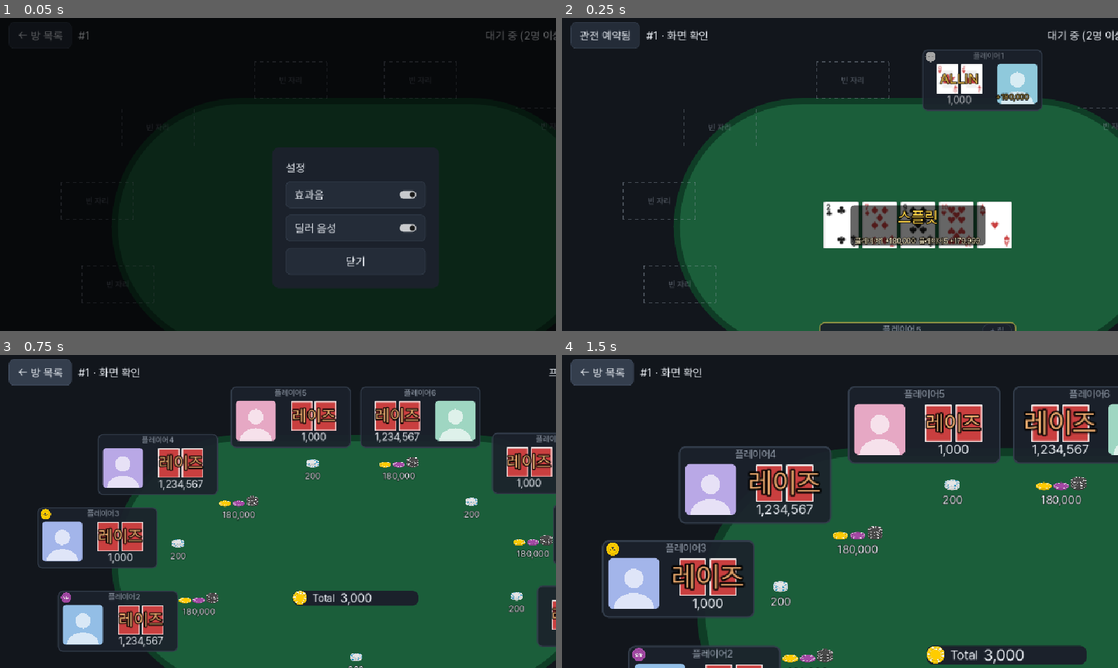
Above: before the commit, frames 1-4 (two rows, left to right).
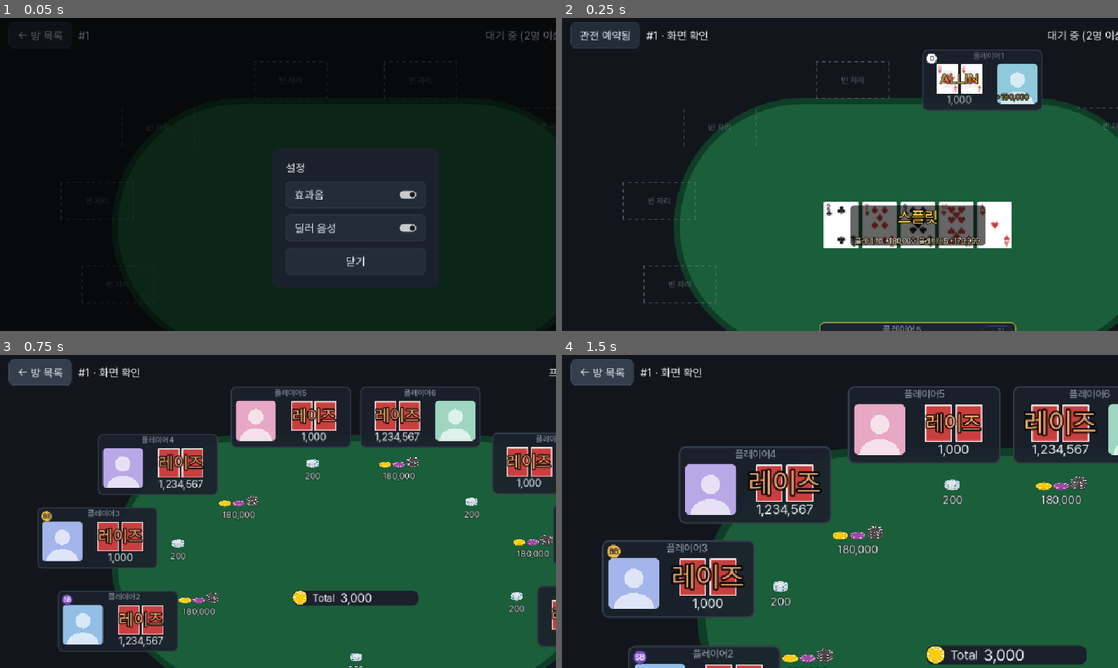
Above: after the commit, the same moments.

Repository: modify879/board-game-godot
Game: Godot game, scene res://games/holdem/test_layout.tscn
Same seed, same stepped clock (60 frames per second), same inputs: the game is played once before the commit and once after it. This scene is started directly instead of the project's main scene.
Inputs:
- Up to frame 1 (0.05 s): no input
- Up to frame 2 (0.25 s): no input
- Up to frame 3 (0.75 s): click "← 방 목록" at 0.5 s
- Up to frame 4 (1.5 s): click "← 방 목록" at 1.25 s

Frame 1 is identical in both runs. In frame 2, less than 0.1% of the frame differs, in the area x 65-81%, y 10-100%; in frame 3, 0.2%; in frame 4, 0.4%, in the area x 8-31%, y 60-99%.

Commit message:
fix(holdem): D·SB·BB 를 읽히는 글자 원 배지로 그리고, '+ 칩' 버튼을 차례 테두리 안쪽으로 들인다

Diff:
--- a/games/holdem/seat.gd
+++ b/games/holdem/seat.gd
@@ -15,9 +15,12 @@
 const ACTION_COLORS := {"폴드": Color("5F6672"), "체크": Color("3B7DD8"), "콜": Color("2E9E5B"), "레이즈": Color("E07B1F")}
 const AVATAR_COLORS := [Color("8FC9DC"), Color("93BEE6"), Color("A3B5EA"), Color("B9A8E6"), Color("E6A8C4"), Color("9FD6C2")]
 const WARN_SECONDS := 5.0
-const MARKER_TEXTURES := [preload("res://games/holdem/assets/chips/chip_dealer.png"), preload("res://games/holdem/assets/chips/chip_smallBlind.png"), preload("res://games/holdem/assets/chips/chip_bigBlind.png")] # D·SB·BB
-const MARKER_DESK := 19.0 # 데스크톱 마커 한 변(설계 좌표, × k)
-const MARKER_PHONE := 18.0 # 폰 마커 한 변(px)
+const MARKER_LABELS := ["D", "SB", "BB"]
+const MARKER_FILL := [Color("FFFFFF"), Color("7A4FC0"), Color("E8B84A")] # D 흰색 · SB 보라 · BB 금색
+const MARKER_TEXT := [Color("1A1D24"), Color("FFFFFF"), Color("1A1D24")]
+var _marker_font: Font = preload("res://core/ui/theme.tres").get_font("font", "LabelBadge") # 테마의 굵은 글꼴
+const MARKER_DESK := 20.0 # 데스크톱 마커 한 변(설계 좌표, × k)
+const MARKER_PHONE := 22.0 # 폰 마커 한 변(px)
 const MARKER_GAP := 2.0 # 마커 사이 간격(설계 좌표)
 const PHONE_TOKEN := 38.0 # 폰 행동 토큰 지름
 const NAME_MIN_PHONE := 10 # 닉네임 글자 최소 크기(폰, px). 한 줄에 안 들어오면 두 줄로 줄바꿈한다(캡슐을 못 넓힌다: 9인 세로 화면에서 옆 좌석과 겹친다)
@@ -395,7 +398,12 @@
 func _markers_width() -> float:
 	if markers.is_empty():
 		return 0.0
-	return (markers.size() * (MARKER_DESK + MARKER_GAP) + 2.0) * k
+	return (markers.size() * (MARKER_DESK + MARKER_GAP) + 2.0 + _marker_x0() - (8.0 if hero_slot else 6.0)) * k # 마커 줄 시작이 m 보다 안쪽이면 그만큼 더
+
+
+## 데스크톱 마커 줄의 왼쪽 시작(설계 좌표): 차례 테두리(4)+3 안쪽(7)과 패널 여백 중 큰 쪽
+func _marker_x0() -> float:
+	return maxf(8.0 if hero_slot else 6.0, 7.0)
 
 
 ## 마커 사각(좌석 로컬 좌표, markers 와 같은 순서). 데스크톱은 닉네임 줄 왼쪽 끝에서 오른쪽으로, 폰은 아바타 원 오른쪽 위 모서리에서 왼쪽으로 늘어선다(마지막 것이 모서리)
@@ -405,8 +413,7 @@
 	for i in n:
 		if desk:
 			var side := MARKER_DESK * k
-			var m := (8.0 if hero_slot else 6.0) * k
-			out.append(Rect2(m + i * (side + MARKER_GAP * k), 2.0 * k + (name_row(hero_slot) * k - side) / 2.0, side, side))
+			out.append(Rect2(_marker_x0() * k + i * (side + MARKER_GAP * k), 6.5 * k, side, side)) # 위 6.5·k: 테두리 안쪽
 		else:
 			out.append(Rect2(_phone_x0 - 2.0 - MARKER_PHONE - (n - 1 - i) * (MARKER_PHONE + MARKER_GAP), 3.0, MARKER_PHONE, MARKER_PHONE))
 	return out
@@ -414,8 +421,21 @@
 
 func _draw_markers() -> void:
 	var rects := marker_rects()
+	var fs := int(round(11.0 * k)) if desk else 11
+	var a := _dim.a if desk else 1.0
 	for i in rects.size():
-		draw_texture_rect(MARKER_TEXTURES[markers[i]], rects[i], false, _dim if desk else Color.WHITE)
+		var r: Rect2 = rects[i]
+		var kind: int = markers[i]
+		var c := r.get_center()
+		var fill: Color = MARKER_FILL[kind]
+		fill.a = a
+		draw_circle(c, r.size.x / 2.0, fill.darkened(0.45)) # 1.5px 짙은 테두리
+		draw_circle(c, r.size.x / 2.0 - 1.5, fill)
+		var txt: String = MARKER_LABELS[kind]
+		var ts := _marker_font.get_string_size(txt, HORIZONTAL_ALIGNMENT_LEFT, -1, fs)
+		var tc: Color = MARKER_TEXT[kind]
+		tc.a = a
+		draw_string(_marker_font, Vector2(c.x - ts.x / 2.0, c.y - _marker_font.get_height(fs) / 2.0 + _marker_font.get_ascent(fs)), txt, HORIZONTAL_ALIGNMENT_LEFT, -1, fs, tc)
 
 
 func _empty_rect() -> Rect2:
--- a/games/holdem/table.gd
+++ b/games/holdem/table.gd
@@ -1403,13 +1403,12 @@
 	if me == -1:
 		return
 	var seat_node: Control = seat_nodes[me - 1]
-	var sz := Vector2(ADD_CHIPS_W * k, 24.0 * k) if desktop else Vector2(56.0, 44.0)
+	var sz := Vector2(ADD_CHIPS_W * k, 20.0 * k) if desktop else Vector2(56.0, 44.0)
 	add_chips_button.custom_minimum_size = sz
 	add_chips_button.size = sz
 	add_chips_button.add_theme_font_size_override("font_size", int(round(14.0 * k)) if desktop else 16)
-	if desktop: # 닉네임 줄(위 여백 2·k + 줄 높이 26·k) 세로 가운데, 패널 오른쪽 안쪽 여백 8·k
-		var row_h := SeatScript.name_row(true) * k
-		add_chips_button.position = seat_node.position + Vector2(seat_node.size.x - 8.0 * k - sz.x, 2.0 * k + (row_h - sz.y) / 2.0)
+	if desktop: # 차례 테두리(4·k)를 가리지 않게 위·오른쪽에서 7·k 안쪽(테두리 + 3·k). 버튼이 좌석보다 위에 그려지므로 안쪽 사각 안에 둔다
+		add_chips_button.position = seat_node.position + Vector2(seat_node.size.x - 8.0 * k - sz.x, 7.0 * k)
 		return
 	var x := seat_node.position.x - sz.x - 4.0 # 폰: 캡슐은 작아 안에 못 들어간다 — 캡슐 왼쪽 가장자리에 붙인다(오른쪽은 행동 토큰·지급액 자리)
 	var cy := seat_node.position.y + seat_node.size.y / 2.0
--- a/games/holdem/test_layout.gd
+++ b/games/holdem/test_layout.gd
@@ -237,6 +237,8 @@
 		var rects: Array = s.marker_rects().map(func(r: Rect2) -> Rect2: return Rect2(s.global_position + r.position, r.size))
 		for i in rects.size():
 			var r: Rect2 = rects[i]
+			if not panel.grow(-(ceil(4.0 * s.k) + 2.0 * s.k)).encloses(r) and s.desk:
+				out.append("seat%d 마커 %d 가 패널 안쪽 사각 밖 %s" % [no, s.markers[i], _s(r) + " 패널 " + _s(panel) + " k " + str(s.k)])
 			if not panel.grow(0.5).encloses(r):
 				out.append("seat%d 마커 %d 가 패널 밖 %s (패널 %s)" % [no, s.markers[i], _s(r), _s(panel)])
 			if s.name_label.visible and _in(r).intersects(_in(s.name_label.get_global_rect())):
@@ -249,10 +251,26 @@
 	return out
 
 
+## 내 패널 칩 추가 버튼(데스크톱)은 테두리 안쪽 사각(테두리 + 2·k 안) 안에 있어야 한다 — 차례 금색 테두리를 가리지 않는다
+func _add_chips_bad(table: Control) -> Array:
+	var b: Control = table.add_chips_button
+	if not table.desktop or not b.visible:
+		return []
+	var me: int = table._my_seat_no()
+	if me == -1:
+		return []
+	var s: Control = table.seat_nodes[me - 1]
+	var inner := Rect2(s.global_position, s.size).grow(-(ceil(4.0 * s.k) + 2.0 * s.k))
+	if not inner.encloses(b.get_global_rect()):
+		return ["칩 추가 버튼이 패널 안쪽 사각 밖 %s (안쪽 %s)" % [_s(b.get_global_rect()), _s(inner)]]
+	return []
+
+
 func _collect_view(table: Control, hero: int) -> Dictionary:
 	var r := _collect_view2(table, hero)
 	r.bad.append_array(_name_bad(table, table.get_global_rect().size))
 	r.bad.append_array(_markers_bad(table))
+	r.bad.append_array(_add_chips_bad(table))
 	r.bad.append_array(_actions_bad(table, hero))
 	return r
 
Not shown, changed: .claude/rules/holdem.md
